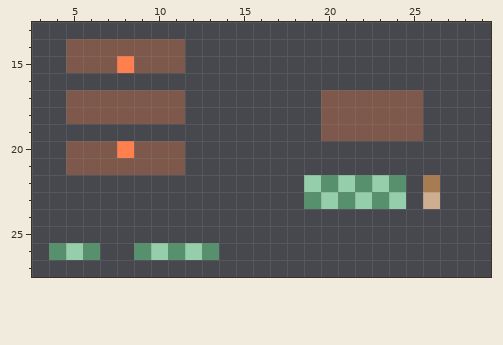
File history of a pixel-art sprite, Resources/Textures/Structures/Machines/industrial_lithograph.rsi/unlit.png. This is how it looked before the edit.
The file is 32x32 pixels. Shown: x 3..29, y 13..27.
And afterwards:
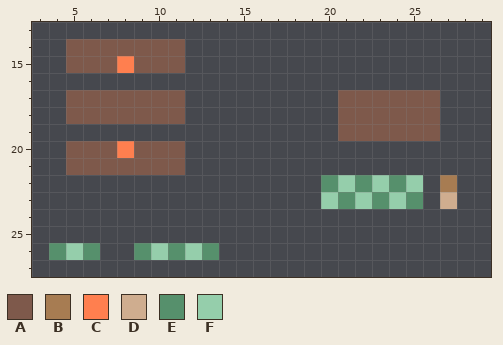
Palette (. is transparent): A #7e594b  B #a77c52  C #ff7f4f  D #cfad8f  E #56906c  F #95ceab
The exact change:
@@ x 17..29 @@
 16 .............
-17 ...AAAAAA....
-18 ...AAAAAA....
-19 ...AAAAAA....
+17 ....AAAAAA...
+18 ....AAAAAA...
+19 ....AAAAAA...
 20 .............
 21 .............
-22 ..FEFEFE.B...
-23 ..EFEFEF.D...
+22 ...EFEFEF.B..
+23 ...FEFEFE.D..
 24 .............
